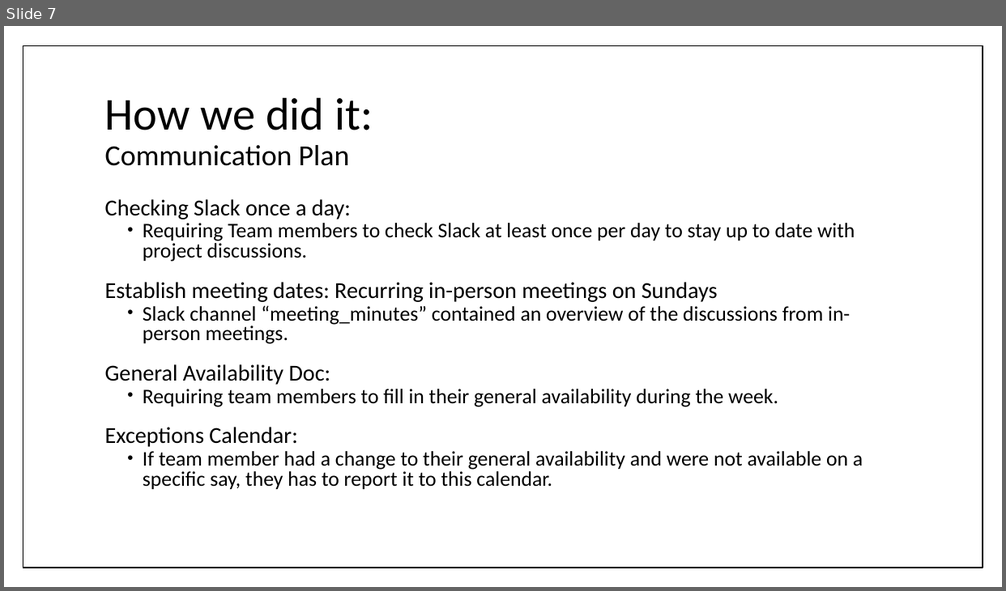
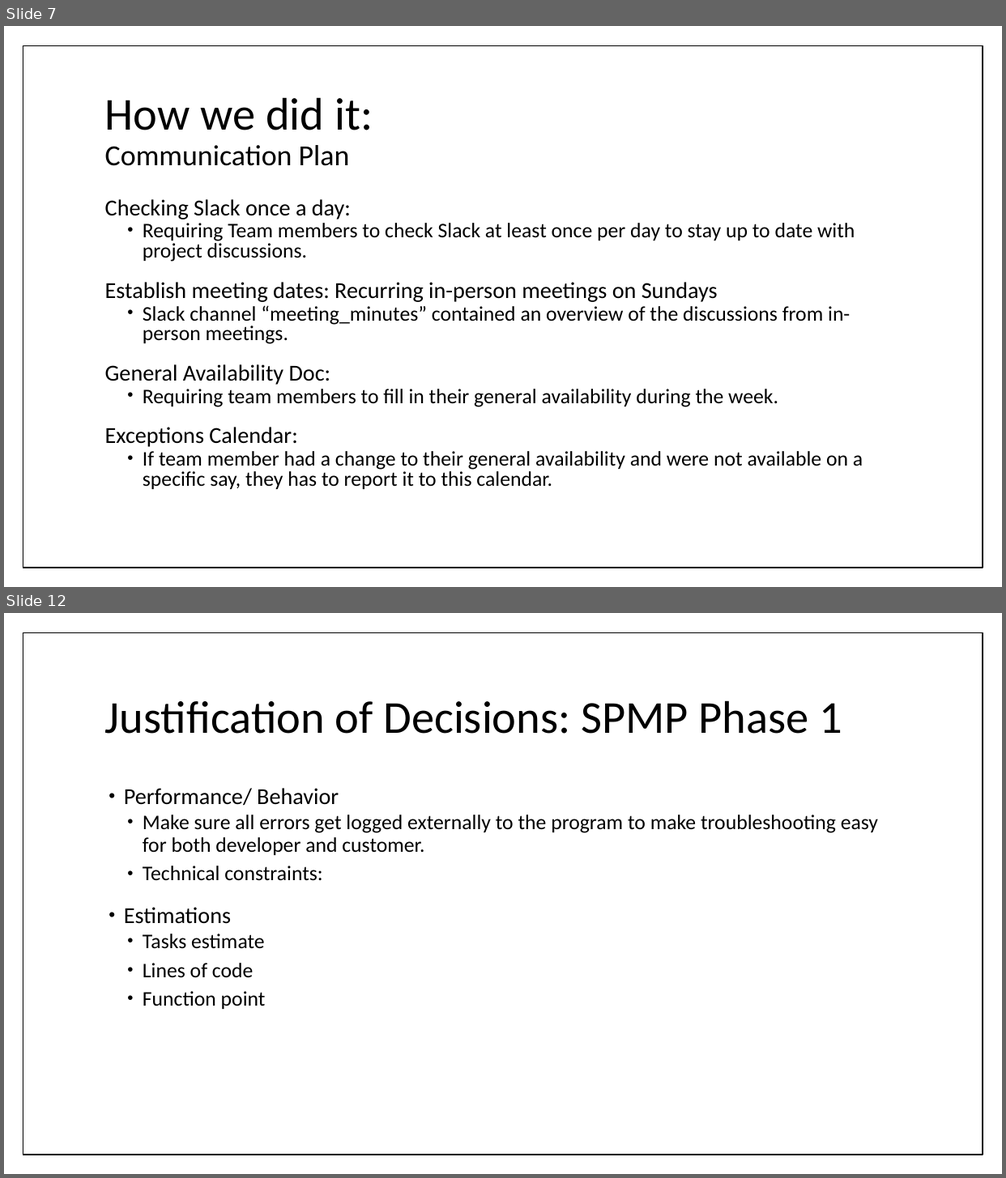
Before and after one commit to umdfeynman/umdfeynman, a slide deck: Work_In_Progress/CS/SPMP_Presentation.pptx. Shown one above the other, each under a label of ours: slide 7 before the commit, slides 7 and 12 after it; the slides between them are not shown. The pictures are 1006x591 and 1006x1178 pixels, drawn with LibreOffice and Linux fonts; fonts in the diff are those of the drawing. Boxes give left, top, right and bottom in pixels: in the first picture for what was removed or moved away, otherwise in the second. Text is boxed around its words. In the diff, an @@ line names an element or a change of style, - is before the commit and + after.

Commit message:
SPMP_Presentation

```diff
--- a/Work_In_Progress/CS/SPMP_Presentation.pptx
+++ b/Work_In_Progress/CS/SPMP_Presentation.pptx
@@ slide 12 added at (4, 613, 1002, 1174), background #FFFFFF; not listed: 1 template element that a slide beside it also shows @@
@@ title added at (105, 700, 842, 734), 44 pt, text #000000 @@
+Justification of Decisions: SPMP Phase 1
@@ text added at (124, 788, 878, 1009), 20 pt, text #000000 @@
+• Performance/ Behavior
+  • Make sure all errors get logged externally to the program to make troubleshooting easy for both developer and customer.
+  • Technical constraints:
+• Estimations
+  • Tasks estimate
+  • Lines of code
+  • Function point
```
Also in this commit, not shown: 9 slides changed, 3 other slides added, 1 slide removed.
